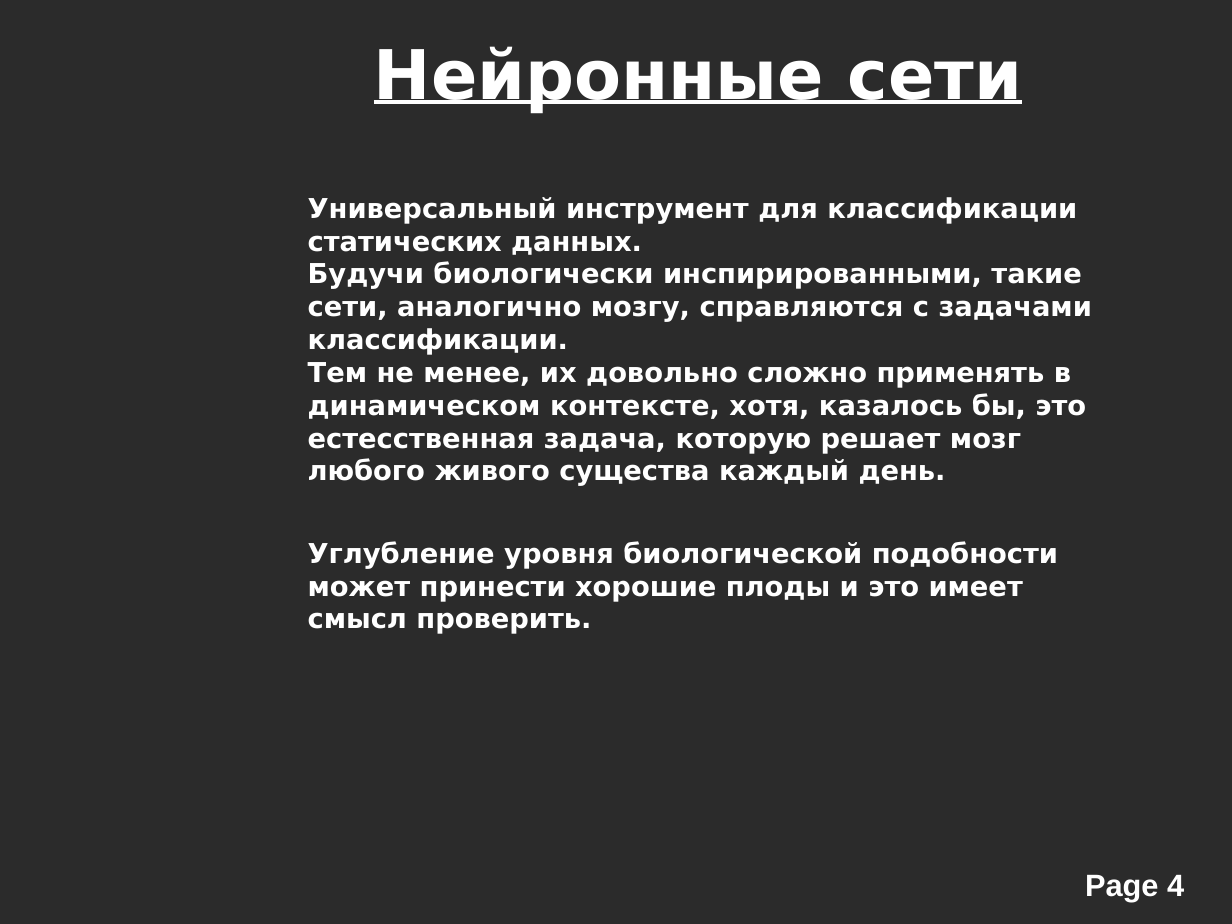
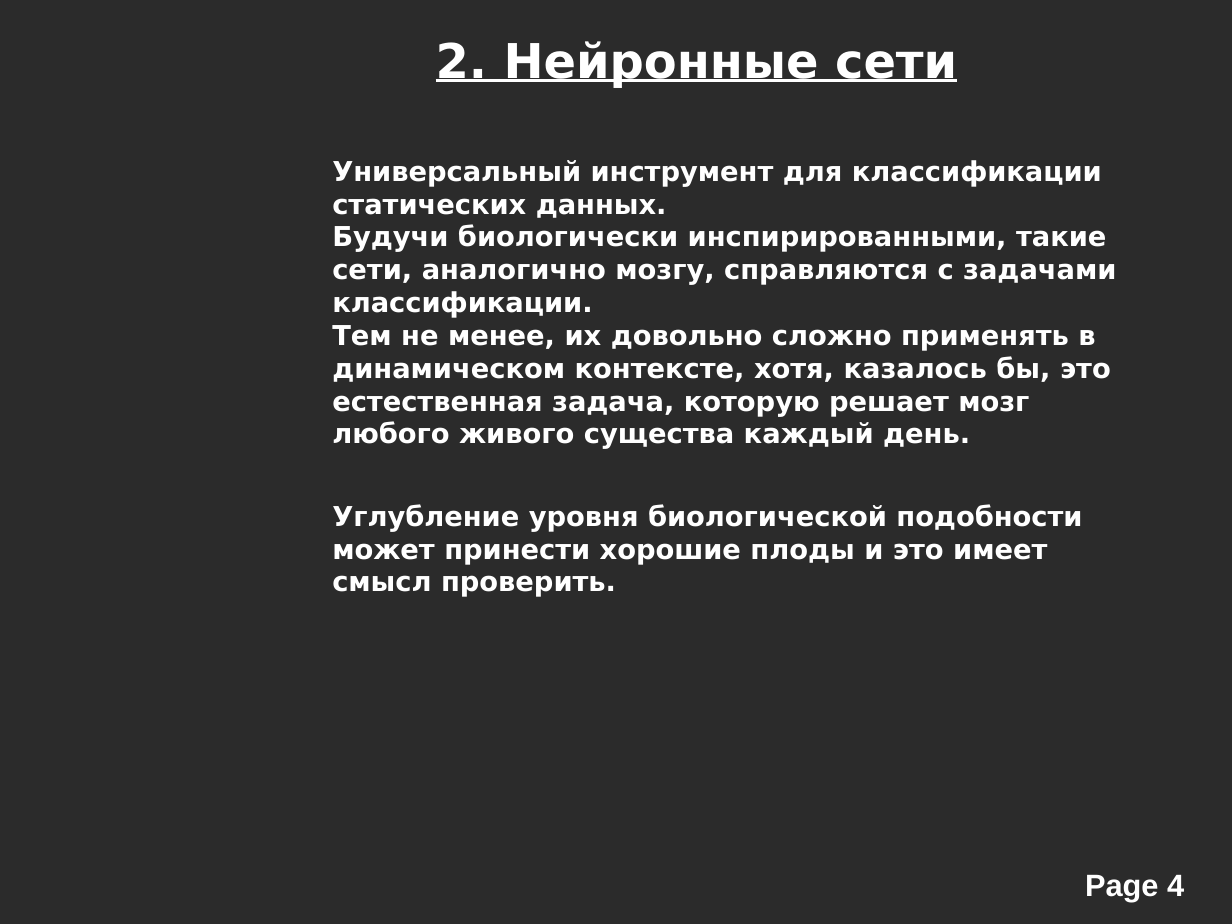
Before and after one commit to alexeyche/alexeyche-junk, a slide deck: slide 4 of cns/doc/conf.ppt. Drawn at 1232x924 pixels with LibreOffice and Linux fonts; fonts in the diff are those of the drawing; background and template pictures are left out; a plain dark background stands for a picture behind light text. Boxes give left, top, right and bottom in pixels: in the first picture for what was removed or moved away, otherwise in the second. Text is boxed around its words. In the diff, an @@ line names an element or a change of style, - is before the commit and + after.

```diff
--- a/cns/doc/conf.ppt
+++ b/cns/doc/conf.ppt
@@ text at [436,41,957,88]: text changed; size 40 to 28 pt @@
-Нейронные сети
+2. Нейронные сети
@@ text "Универсальный инструмент для классификации статических ...": place and size @@
-text "Универсальный инструмент для классификации статических ..." at [308,197,1092,486]
+text "Универсальный инструмент для классификации статических ..." at [332,160,1116,449]
@@ text at [332,325,1111,449]: text changed @@
-Тем не менее, их довольно сложно применять в динамическом контексте, хотя, казалось бы, это естесственная задача, которую решает мозг любого живого существа каждый день.
+Тем не менее, их довольно сложно применять в динамическом контексте, хотя, казалось бы, это естественная задача, которую решает мозг любого живого существа каждый день.
@@ text "Углубление уровня биологической подобности может ...": place and size @@
-text "Углубление уровня биологической подобности может ..." at [308,541,1058,634]
+text "Углубление уровня биологической подобности может ..." at [332,504,1082,597]
```
Also in this commit, not shown: 5 other slides changed, 6 slides added, 2 slides removed, 35 other files.
